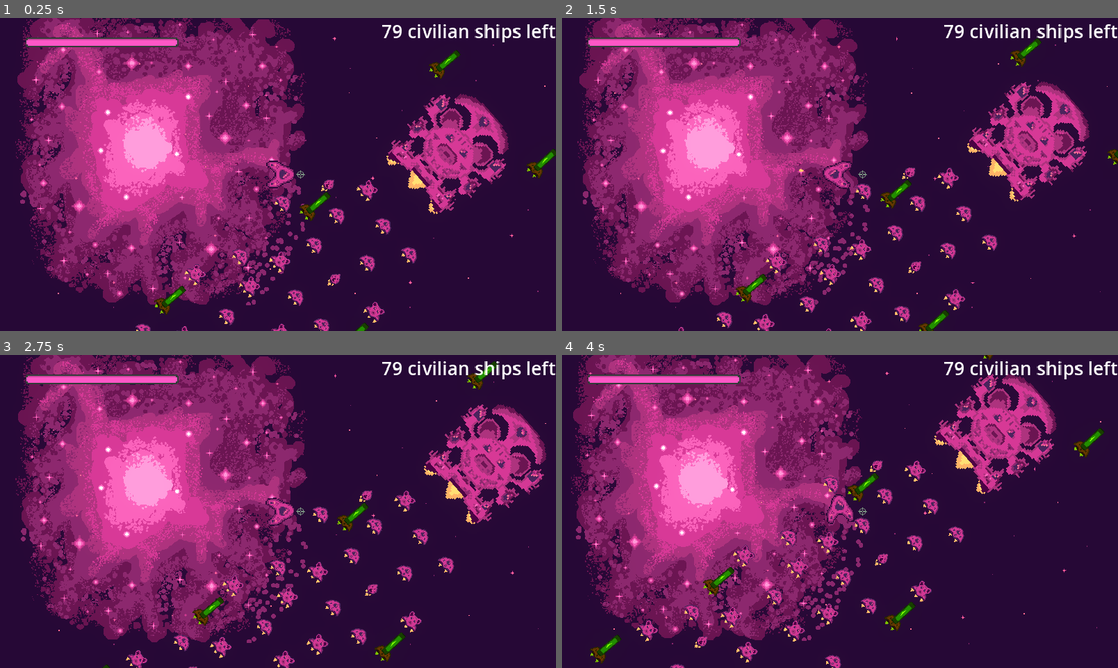
Above: before the commit, frames 1-4 (two rows, left to right).
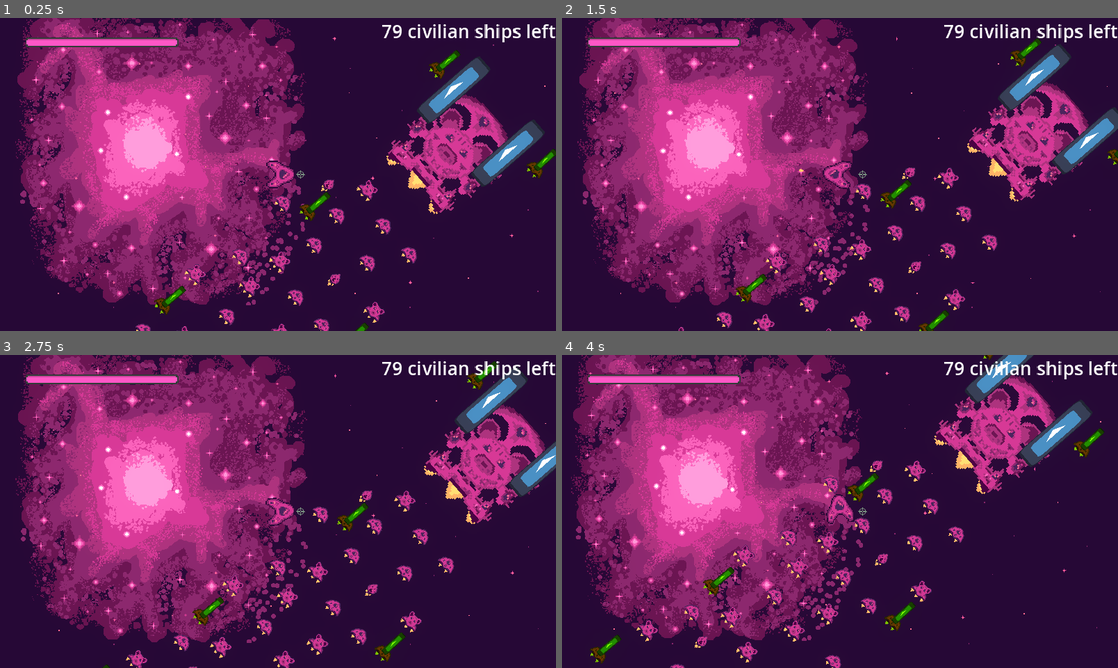
Above: after the commit, the same moments.

Repository: bear-minimum-studio/space-bear
Game: Godot game, scene res://Game.tscn
Same seed, same stepped clock (60 frames per second), same inputs: the game is played once before the commit and once after it. The engine's default icon, where the game draws it, is replaced by a stand-in: a white triangle on a blue panel in a dark square.
Inputs:
- Up to frame 1 (0.25 s): no input
- Up to frame 2 (1.5 s): hold Right (turn_right) 0.53-1.28 s; tap Down (decelerate) at 0.6 s; hold Ctrl (brake) from 1.28 s (still down); tap Space (fire) at 1.35 s
- Up to frame 3 (2.75 s): release Ctrl (brake) at 2.03 s; hold Right (turn_right) from 2.03 s (still down); hold G (grappling_hook) from 2.03 s (still down)
- Up to frame 4 (4 s): release Right (turn_right) at 2.78 s; release G (grappling_hook) at 2.78 s; hold Up (accelerate) 2.78-3.53 s; tap F (turret_fire) at 2.85 s; hold Left (turn_left) from 3.53 s (still down); tap Down (decelerate) at 3.6 s

The runs differ from the first frame. In frame 1, 2.0% of the frame differs, in the area x 75-98%, y 12-54%; in frame 2, 1.9%; in frame 3, 1.6%; in frame 4, 1.7%.

Commit message:
feat: add mothership turrets

Diff:
--- a/npc/Turret.gd
+++ b/npc/Turret.gd
@@ -1,17 +1,30 @@
 extends Area2D
 
-@export_range(0.5,50.0) var bullets_per_second = 5.0
+@export var targets_group = "enemy"
 
 enum BulletType { ENEMY, ALLY }
 @export var bullet_type: BulletType= BulletType.ENEMY
-
-@onready var shooting_speed = 1.0 / bullets_per_second
-var _reloading = false
-
 const bullet_type_mapping = {
 	BulletType.ENEMY: "enemy_shoot",
 	BulletType.ALLY: "shoot"
 }
+
+@export_range(0.5,50.0) var bullets_per_second = 5.0
+@onready var shooting_speed = 1.0 / bullets_per_second
+var _reloading = false
+
+@onready var nozzle = $Nozzle
+
+func _physics_process(delta):
+	var bodies: Array[Node2D] = self.get_overlapping_bodies()
+	var potential_targets = bodies.filter(func(body): return body.is_in_group(targets_group))
+
+	var nearest_body = Helpers.find_nearest_node(self.get_parent(), potential_targets)
+	if nearest_body != null:
+		self.shoot_towards(self.get_parent(), nearest_body)
+	else:
+		self.global_rotation = get_parent().global_rotation
+
 
 func shoot_towards(shooter: Node2D, body: Node2D):
 	self.look_at(body.global_position)
@@ -19,7 +32,7 @@
 	if _reloading:
 		return
 
-	Events.emit_signal(bullet_type_mapping[bullet_type], shooter.global_position, self.global_rotation, shooter.velocity)
+	Events.emit_signal(bullet_type_mapping[bullet_type], nozzle.global_position, self.global_rotation, shooter.velocity)
 
 	_reloading = true
 	await get_tree().create_timer(shooting_speed).timeout
--- a/npc/Turret.tscn
+++ b/npc/Turret.tscn
@@ -19,3 +19,6 @@
 position = Vector2(24, 0)
 scale = Vector2(0.375, 0.09375)
 texture = ExtResource("1_ah7dg")
+
+[node name="Nozzle" type="Node2D" parent="."]
+position = Vector2(48, 0)
--- a/npc/civilians/TurretShip.gd
+++ b/npc/civilians/TurretShip.gd
@@ -1,6 +1,5 @@
 extends "res://npc/AbstractShip.gd"
 
-@export_range(1, 50) var health = 5
 @onready var turret = $Turret
 
 func _physics_process(delta):
--- a/npc/civilians/TurretShip.tscn
+++ b/npc/civilians/TurretShip.tscn
@@ -1,7 +1,6 @@
-[gd_scene load_steps=7 format=3 uid="uid://iawoyehjjxoa"]
+[gd_scene load_steps=6 format=3 uid="uid://iawoyehjjxoa"]
 
 [ext_resource type="PackedScene" uid="uid://dowswmgssgp2f" path="res://npc/AbstractShip.tscn" id="1_63j1f"]
-[ext_resource type="Script" path="res://npc/civilians/TurretShip.gd" id="2_b6ro3"]
 [ext_resource type="Texture2D" uid="uid://dnfexlynuag6t" path="res://npc/civilians/vaisseau_civil_1.png" id="3_kvqmc"]
 [ext_resource type="Texture2D" uid="uid://5u7y1ei2tu6r" path="res://npc/civilians/vaisseau_civil_1_flammes.png" id="4_mxpyj"]
 [ext_resource type="PackedScene" uid="uid://boraidb6nocfq" path="res://npc/Turret.tscn" id="5_34wb2"]
@@ -11,8 +10,6 @@
 [node name="TurretShip" groups=["flock"] instance=ExtResource("1_63j1f")]
 modulate = Color(0.478431, 1, 0, 1)
 collision_layer = 8
-script = ExtResource("2_b6ro3")
-health = 10
 speed = 30.0
 
 [node name="Ship" parent="." index="0"]
--- a/npc/enemies/Enemy.tscn
+++ b/npc/enemies/Enemy.tscn
@@ -23,6 +23,7 @@
 
 [node name="Turret" parent="." index="4" instance=ExtResource("4_s7kpp")]
 collision_mask = 8
+targets_group = "flock"
 
 [node name="HealthSystem" parent="." index="5"]
 max_health = 20
--- a/npc/mother-ship/MotherShip.tscn
+++ b/npc/mother-ship/MotherShip.tscn
@@ -1,8 +1,9 @@
-[gd_scene load_steps=5 format=3 uid="uid://c1kn511h34n6d"]
+[gd_scene load_steps=6 format=3 uid="uid://c1kn511h34n6d"]
 
 [ext_resource type="PackedScene" uid="uid://dowswmgssgp2f" path="res://npc/AbstractShip.tscn" id="1_yo7vv"]
 [ext_resource type="Texture2D" uid="uid://btbb3mr4sxjg4" path="res://npc/mother-ship/mothership_flammes.png" id="2_mye72"]
 [ext_resource type="Texture2D" uid="uid://cwbr4f3kr4ird" path="res://npc/mother-ship/mothership.png" id="3_kencp"]
+[ext_resource type="PackedScene" uid="uid://boraidb6nocfq" path="res://npc/Turret.tscn" id="4_niboy"]
 
 [sub_resource type="RectangleShape2D" id="RectangleShape2D_mfv0e"]
 size = Vector2(54, 50)
@@ -25,3 +26,11 @@
 
 [node name="HealthSystem" parent="." index="4"]
 max_health = 30
+
+[node name="Turret2" parent="." index="5" instance=ExtResource("4_niboy")]
+position = Vector2(0.333333, -25.3333)
+bullet_type = 1
+
+[node name="Turret" parent="." index="6" instance=ExtResource("4_niboy")]
+position = Vector2(0, 22.6667)
+bullet_type = 1
Not shown: 1 places in npc/AbstractShip.tscn that only renumber resources
